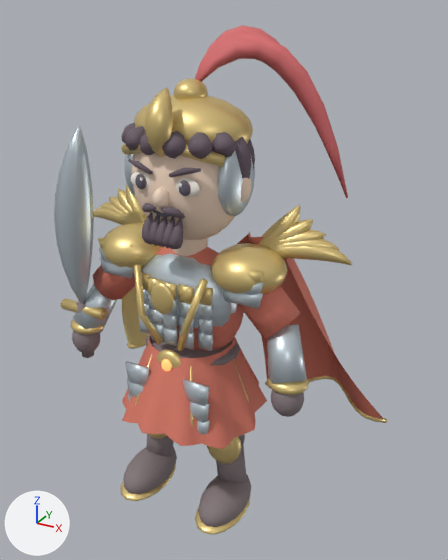
Before and after pictures for a commit that changed the glTF model samkok/web/models/26-e2.glb.
Camera for both pictures: a camera (50 mm lens) standing at (2.02, -3.21, 3.43) and looking at (0.1, 0.28, 1.69). Lighting does not change. The marker at lower left points along +X, +Y and +Z. The first picture is the older version.

The scene before the commit, as lines of its bpy script (objects in view):
```python
ob_26_t2_phoenix_duelist_mesh = bpy.data.objects.new('26_T2_Phoenix Duelist_Mesh', me_26_t2_phoenix_duelist_mesh)
ob_26_t2_phoenix_duelist_mesh.location = (0.0, 0.0, 0.0)
```
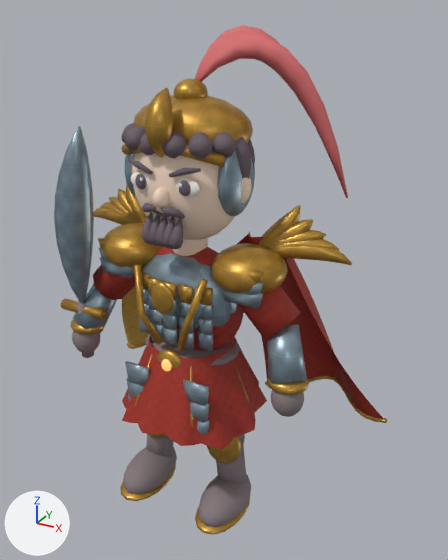
Patch to the scene script:
```diff
--- a/samkok/web/models/26-e2.glb.py
+++ b/samkok/web/models/26-e2.glb.py
@@ mat_silk_b33223_001 @@
 n0 = _N.new('ShaderNodeBsdfPrincipled'); n0.name = 'Principled BSDF'
-n0.inputs[0].default_value = (0.702, 0.196, 0.137, 1.0)  # 'Base Color', red #da7a67
 n0.inputs[2].default_value = 0.72  # 'Roughness'
 n1 = _N.new('ShaderNodeOutputMaterial'); n1.name = 'Material Output'
+n2 = _N.new('ShaderNodeTexImage'); n2.name = 'Image Texture'
+n2.image = img_weave_b33223
+n3 = _N.new('ShaderNodeNormalMap'); n3.name = 'Normal Map'
+n3.uv_map = 'UVMap'
+n3.inputs[0].default_value = 0.28  # 'Strength'
+n4 = _N.new('ShaderNodeTexImage'); n4.name = 'Image Texture.001'
+n4.image = img_surface_normal_true
 _L.new(n0.outputs[0], n1.inputs[0])  # 'BSDF' to 'Surface'
+_L.new(n2.outputs[0], n0.inputs[0])  # 'Color' to 'Base Color'
+_L.new(n3.outputs[0], n0.inputs[5])  # 'Normal' to 'Normal'
+_L.new(n4.outputs[0], n3.inputs[1])  # 'Color' to 'Color'
@@ mat_accent_e5b84e_001 @@
 n0 = _N.new('ShaderNodeBsdfPrincipled'); n0.name = 'Principled BSDF'
-n0.inputs[0].default_value = (0.898, 0.722, 0.306, 1.0)  # 'Base Color', yellow #f3dd96
 n0.inputs[2].default_value = 0.72  # 'Roughness'
 n1 = _N.new('ShaderNodeOutputMaterial'); n1.name = 'Material Output'
+n2 = _N.new('ShaderNodeTexImage'); n2.name = 'Image Texture'
+n2.image = img_weave_e5b84e
+n3 = _N.new('ShaderNodeNormalMap'); n3.name = 'Normal Map'
+n3.uv_map = 'UVMap'
+n3.inputs[0].default_value = 0.28  # 'Strength'
+n4 = _N.new('ShaderNodeTexImage'); n4.name = 'Image Texture.001'
+n4.image = img_surface_normal_true
 _L.new(n0.outputs[0], n1.inputs[0])  # 'BSDF' to 'Surface'
+_L.new(n2.outputs[0], n0.inputs[0])  # 'Color' to 'Base Color'
+_L.new(n3.outputs[0], n0.inputs[5])  # 'Normal' to 'Normal'
+_L.new(n4.outputs[0], n3.inputs[1])  # 'Color' to 'Color'
@@ mat_antique_gold_001 @@
 n0 = _N.new('ShaderNodeBsdfPrincipled'); n0.name = 'Principled BSDF'
-n0.inputs[0].default_value = (0.788, 0.604, 0.247, 1.0)  # 'Base Color', yellow #e6cc88
 n0.inputs[1].default_value = 0.58  # 'Metallic'
@@ mat_antique_gold_001 @@
 n1 = _N.new('ShaderNodeOutputMaterial'); n1.name = 'Material Output'
+n2 = _N.new('ShaderNodeTexImage'); n2.name = 'Image Texture'
+n2.image = img_engraved_c99a3f
+n3 = _N.new('ShaderNodeNormalMap'); n3.name = 'Normal Map'
+n3.uv_map = 'UVMap'
+n3.inputs[0].default_value = 0.45  # 'Strength'
+n4 = _N.new('ShaderNodeTexImage'); n4.name = 'Image Texture.001'
+n4.image = img_surface_normal_false
 _L.new(n0.outputs[0], n1.inputs[0])  # 'BSDF' to 'Surface'
+_L.new(n2.outputs[0], n0.inputs[0])  # 'Color' to 'Base Color'
+_L.new(n3.outputs[0], n0.inputs[5])  # 'Normal' to 'Normal'
+_L.new(n4.outputs[0], n3.inputs[1])  # 'Color' to 'Color'
@@ mat_steel_001 @@
 n0 = _N.new('ShaderNodeBsdfPrincipled'); n0.name = 'Principled BSDF'
-n0.inputs[0].default_value = (0.604, 0.686, 0.741, 1.0)  # 'Base Color', light grey #ccd8df
 n0.inputs[1].default_value = 0.65  # 'Metallic'
@@ mat_steel_001 @@
 n1 = _N.new('ShaderNodeOutputMaterial'); n1.name = 'Material Output'
+n2 = _N.new('ShaderNodeTexImage'); n2.name = 'Image Texture'
+n2.image = img_engraved_9aafbd
+n3 = _N.new('ShaderNodeNormalMap'); n3.name = 'Normal Map'
+n3.uv_map = 'UVMap'
+n3.inputs[0].default_value = 0.45  # 'Strength'
+n4 = _N.new('ShaderNodeTexImage'); n4.name = 'Image Texture.001'
+n4.image = img_surface_normal_false
 _L.new(n0.outputs[0], n1.inputs[0])  # 'BSDF' to 'Surface'
+_L.new(n2.outputs[0], n0.inputs[0])  # 'Color' to 'Base Color'
+_L.new(n3.outputs[0], n0.inputs[5])  # 'Normal' to 'Normal'
+_L.new(n4.outputs[0], n3.inputs[1])  # 'Color' to 'Color'
@@ me_26_t2_phoenix_duelist_mesh @@
 me_26_t2_phoenix_duelist_mesh.from_pydata(...)  # 10452 vertices, 19164 faces; spans x -1.22..1.22, y -0.53..0.97, z 0.02..3.34
+# me_26_t2_phoenix_duelist_mesh part 1: texture (UV) coordinates changed
 me_26_t2_phoenix_duelist_mesh.materials.append(mat_silk_b33223_001)
```

Where the change shows, as pixel boxes (x1, y1, x2, y2) in the pictures (448 x 560 px):
'26_T2_Phoenix Duelist_Mesh', surface changed (darker): (54, 76, 387, 535) in both
